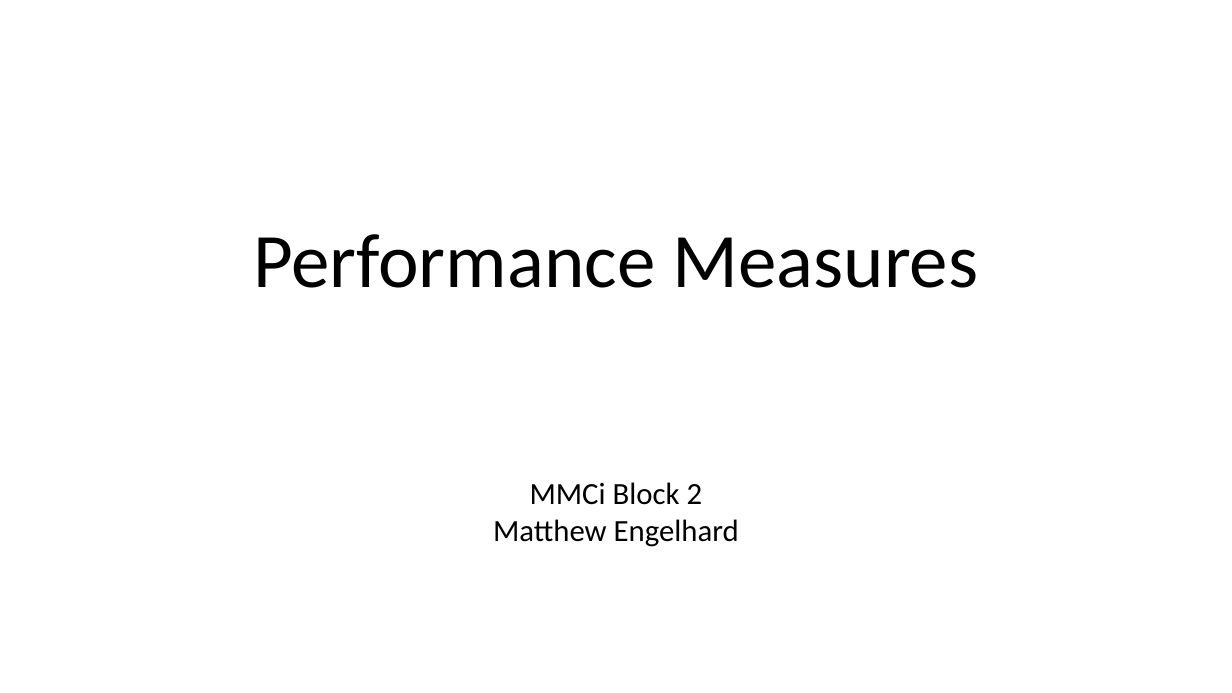
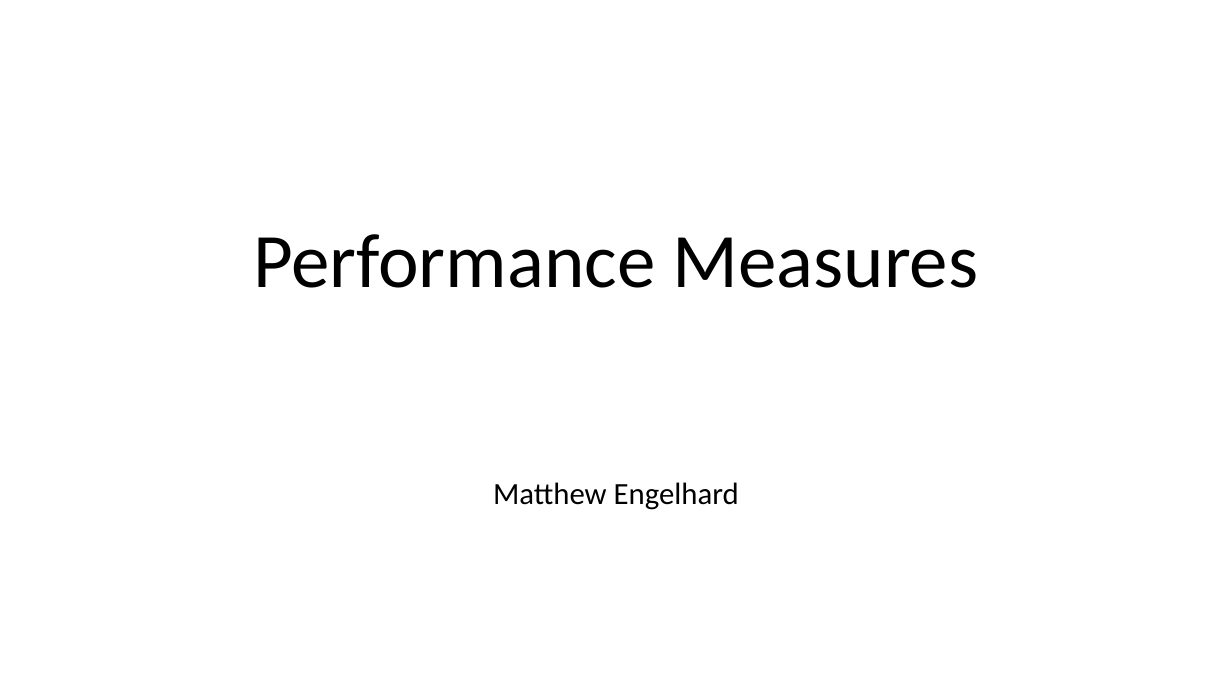
Before and after one commit to mengelhard/mmci_applied_ds, a slide deck: slide 1 of lectures/ll3.pptx. Drawn at 1232x693 pixels with LibreOffice and Linux fonts; fonts in the diff are those of the drawing. Boxes give left, top, right and bottom in pixels: in the first picture for what was removed or moved away, otherwise in the second. Text is boxed around its words. In the diff, an @@ line names an element or a change of style, - is before the commit and + after.

```diff
--- a/lectures/ll3.pptx
+++ b/lectures/ll3.pptx
@@ subtitle at (x1=530, y1=482, x2=703, y2=505): paragraph removed @@
-MMCi Block 2
```
Also in this commit, not shown: 1 other slide changed, 2 slides added, 5 other files.
